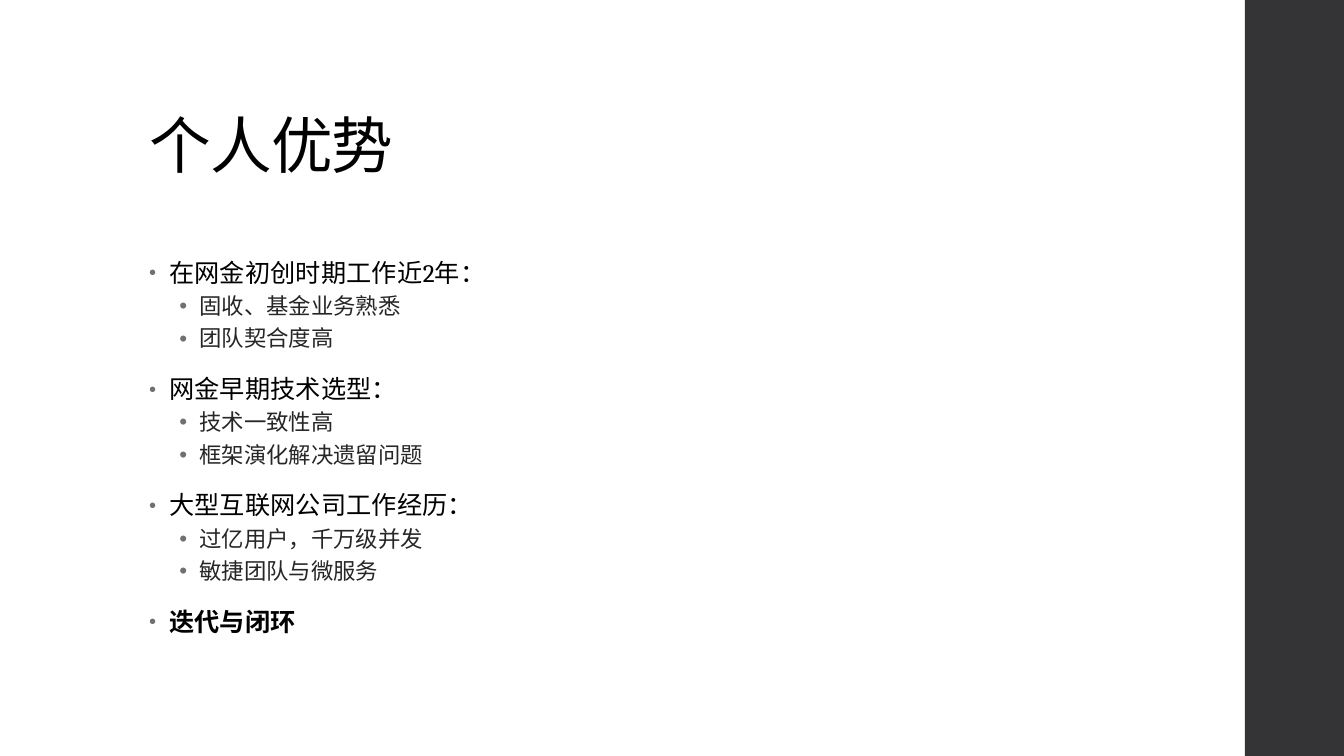
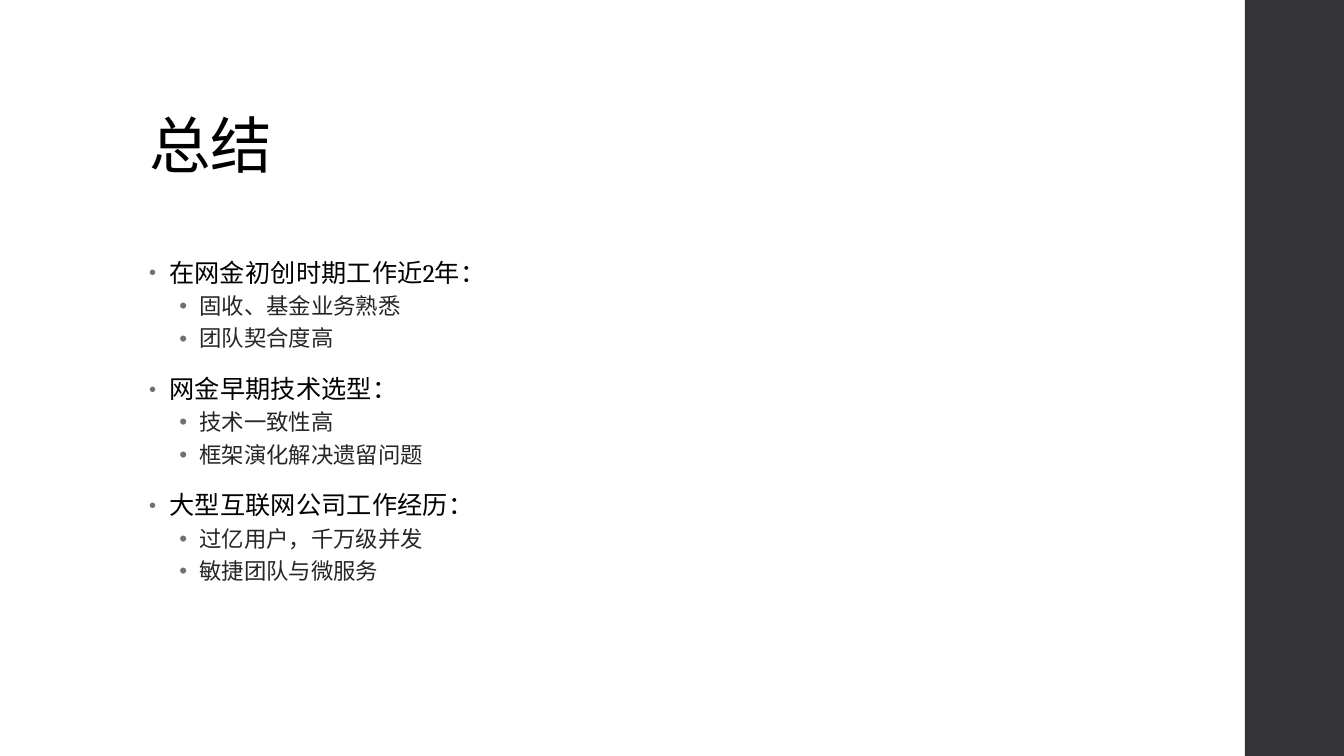
Before and after one commit to LeeRenbo/learn-xmind, a slide deck: slide 19 of 互联网思维落地.pptx (slide 4 before the commit). Drawn at 1344x756 pixels with LibreOffice and Linux fonts; fonts in the diff are those of the drawing. Boxes give left, top, right and bottom in pixels: in the first picture for what was removed or moved away, otherwise in the second. Text is boxed around its words. In the diff, an @@ line names an element or a change of style, - is before the commit and + after.

Commit message:
2018年3月29日23:32:02

```diff
--- a/互联网思维落地.pptx
+++ b/互联网思维落地.pptx
@@ title at (149, 116, 272, 173): text changed @@
-个人优势
+总结
@@ text at (169, 609, 296, 634): paragraph removed @@
-• 迭代与闭环
```
Also in this commit, not shown: 5 other slides changed, 5 slides added, 3 slides removed.
